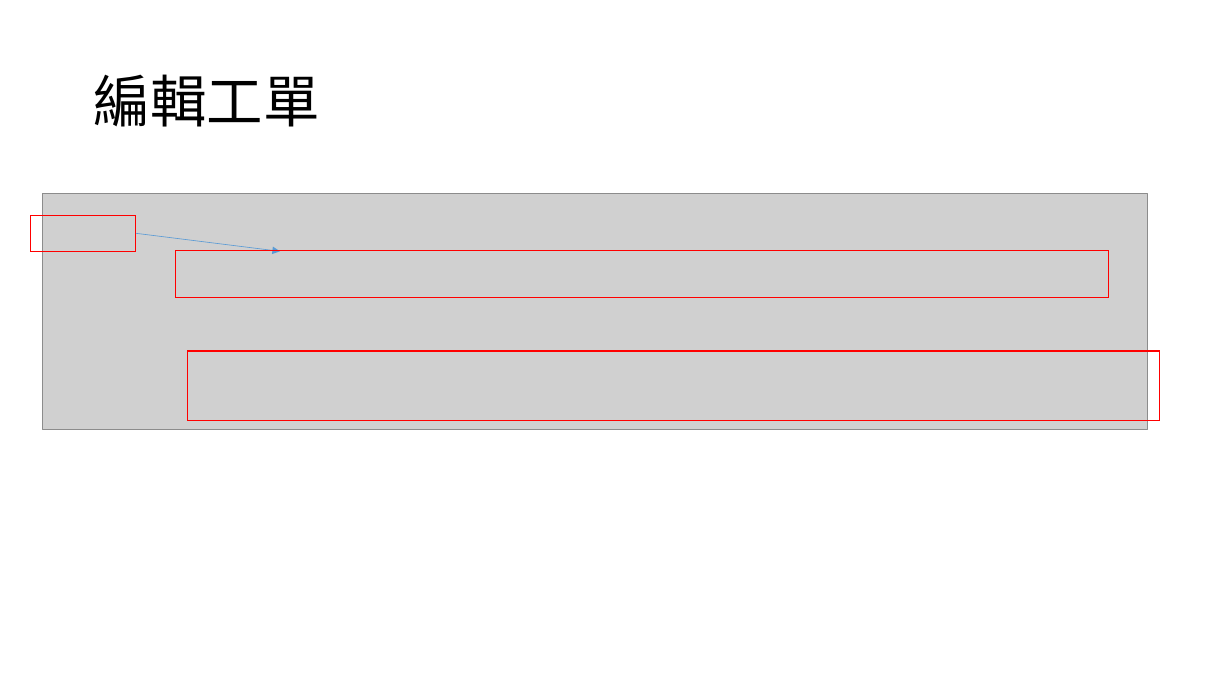
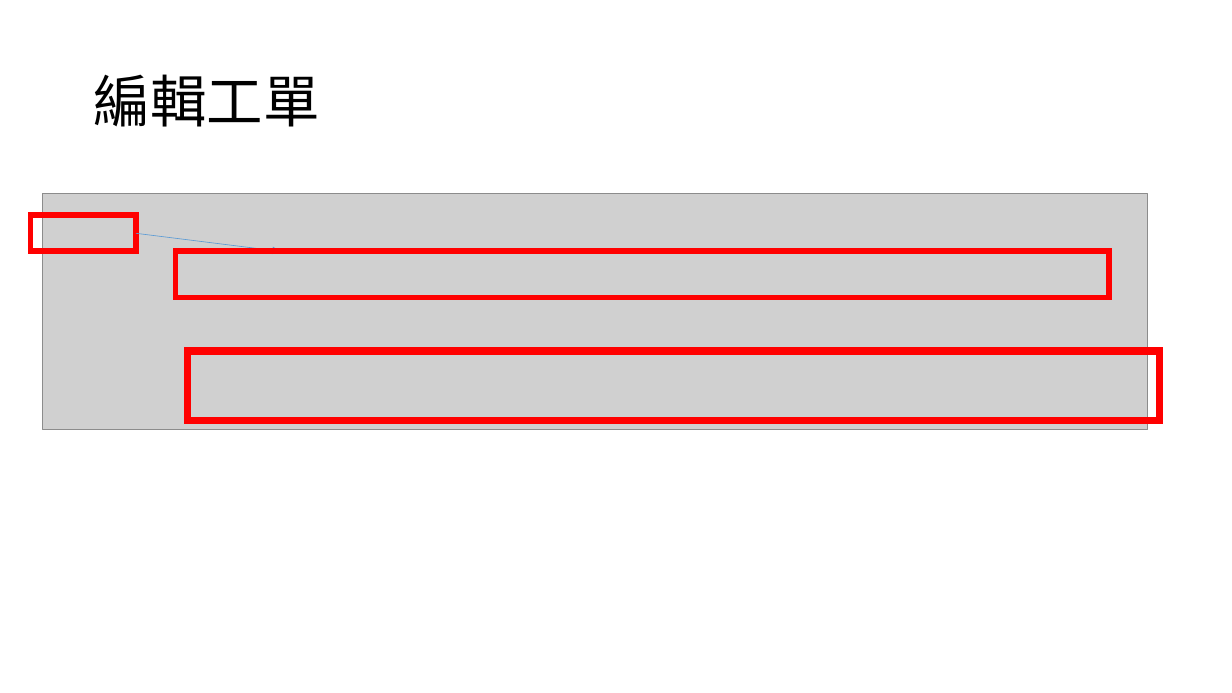
Before and after one commit to CrayHung/twoway-scanner, a slide deck: slide 12 of document/達運條碼機操作說明.pptx. Drawn at 1232x693 pixels with LibreOffice and Linux fonts; fonts in the diff are those of the drawing; grey boxes stand for pictures. Boxes give left, top, right and bottom in pixels: in the first picture for what was removed or moved away, otherwise in the second. Text is boxed around its words. In the diff, an @@ line names an element or a change of style, - is before the commit and + after.

```diff
--- a/document/達運條碼機操作說明.pptx
+++ b/document/達運條碼機操作說明.pptx
@@ rectangle at <box>30,215,136,251</box>: outline #FF0000 1 pt to #FF0000 4.5 pt @@
@@ rectangle at <box>176,250,1109,298</box>: outline #FF0000 1 pt to #FF0000 4.5 pt @@
@@ rectangle at <box>188,351,1160,421</box>: outline #FF0000 1 pt to #FF0000 6 pt @@
```
Also in this commit, not shown: 10 other slides changed, 3 slides added, 12 other files.
